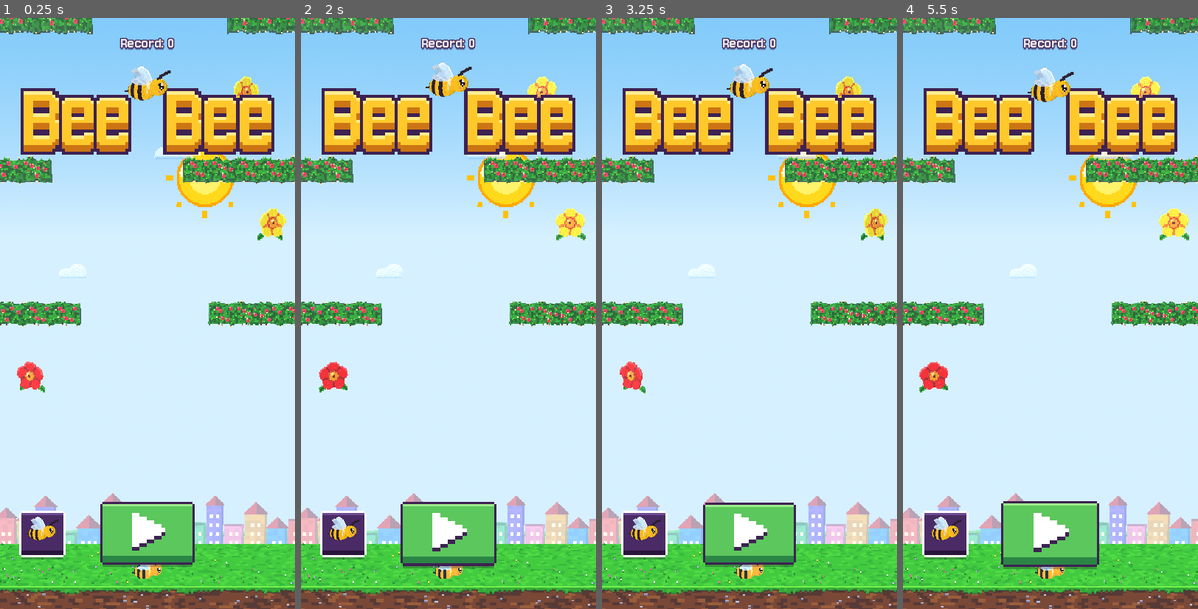
Above: before the commit, frames 1-4 (left to right).
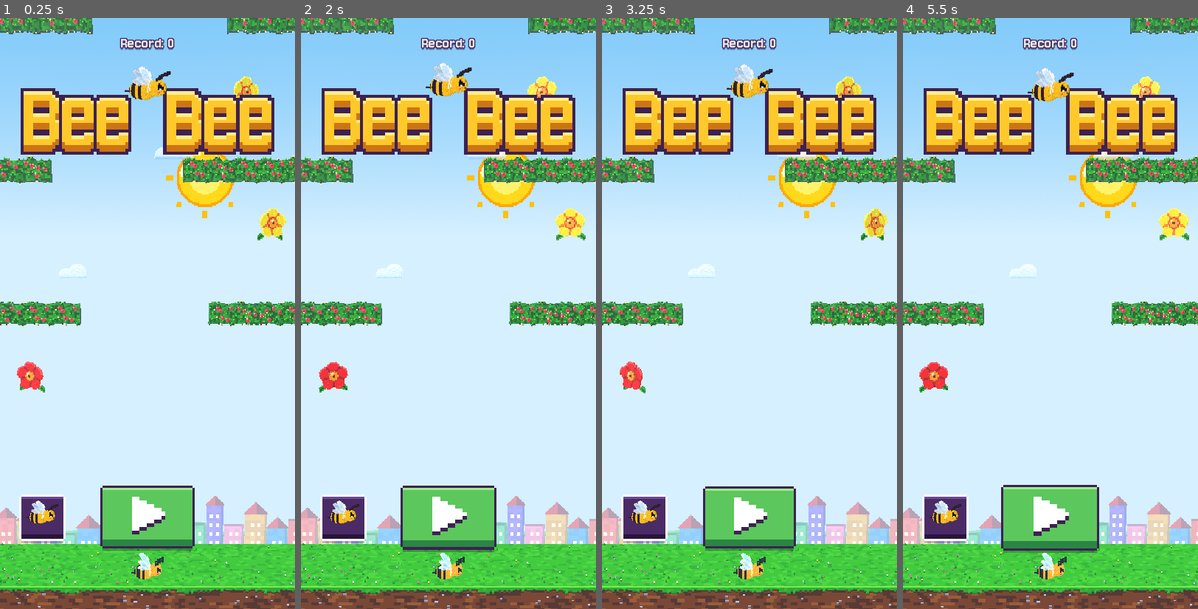
Above: after the commit, the same moments.

Repository: costanoy/bee-bee
Game: Godot game, scene res://scenes/main.tscn
Same seed, same stepped clock (60 frames per second), same inputs: the game is played once before the commit and once after it.
Inputs (mouse positions are in pixels of both pictures, inside the frame that each line leads up to):
- Up to frame 1 (0.25 s): no input
- Up to frame 2 (2 s): move the mouse to (513, 283) at 0.52 s; click (513, 283) at 0.67 s; move the mouse to (389, 343) at 1.27 s; click (389, 343) at 1.42 s
- Up to frame 3 (3.25 s): move the mouse to (779, 183) at 2.02 s; click (779, 183) at 2.17 s; move the mouse to (734, 431) at 2.77 s; click (734, 431) at 2.92 s
- Up to frame 4 (5.5 s): move the mouse to (1139, 402) at 3.52 s; click (1139, 402) at 3.67 s; move the mouse to (962, 224) at 4.27 s; click (962, 224) at 4.42 s; move the mouse to (1065, 313) at 5.02 s; click (1065, 313) at 5.17 s

The runs differ from the first frame. In frame 1, 4.6% of the frame differs, in the area x 6-66%, y 8-95%; in frame 2, 4.7%; in frame 3, 4.6%; in frame 4, 4.8%, in the area x 6-67%, y 8-95%.

Commit message:
Six more bee skins, the bee on the world's cube grid, vibration
- The bee is rebuilt at its in-game size on the 0.04 grid, so it is drawn
  unscaled and its cubes match everything else's (shrinking it to 0.64
  had left them a fifth smaller).
- Skins are now palettes of the same model: Rosy, Mint, Ice, Grape and
  Queen (with a crown) join the silver bee, which stays the hardest at
  score 300. A skin is won the moment a run reaches its score, replacing
  the silver-only trigger that lived in sky.gd.
- The bee menu becomes a three-column grid to hold seven bees.
- Short vibration on death, on a new record and on a new bee, with a
  toggle next to the music one in the pause menu.
- The play button sits a little higher so it no longer hides the bee
  waiting on the grass.

Co-Authored-By: Claude Opus 5.5 <noreply@anthropic.com>

Diff:
--- a/autoload/save_data.gd
+++ b/autoload/save_data.gd
@@ -15,9 +15,13 @@
 
 var seen_tutorial := false
 var best_score := 0
-var shining_bee_unlocked := false
-var selected_bee := "normal"  # "normal" | "shining" — only "normal" has a sprite so far
+# Skins won by reaching their score in a run (main.gd BEE_SKINS). A skin
+# also counts as unlocked whenever best_score already covers it, so this
+# only matters for the moment between winning one mid-run and the run's end.
+var unlocked_bees: Array = []
+var selected_bee := "normal"  # a key of main.gd BEE_SKINS
 var music_muted := false
+var vibration := true
 
 
 func _ready() -> void:
@@ -36,17 +40,22 @@
 	if err == OK:
 		seen_tutorial = config.get_value("save", "seen_tutorial", false)
 		best_score = config.get_value("save", "best_score", 0)
-		shining_bee_unlocked = config.get_value("save", "shining_bee_unlocked", false)
+		unlocked_bees = config.get_value("save", "unlocked_bees", [])
+		# saves from before there were several skins only knew the silver bee
+		if config.get_value("save", "shining_bee_unlocked", false) and not unlocked_bees.has("shining"):
+			unlocked_bees.append("shining")
 		selected_bee = config.get_value("save", "selected_bee", "normal")
 		music_muted = config.get_value("save", "music_muted", false)
+		vibration = config.get_value("save", "vibration", true)
 
 
 func save_data() -> void:
 	var config := ConfigFile.new()
 	config.set_value("save", "seen_tutorial", seen_tutorial)
 	config.set_value("save", "best_score", best_score)
-	config.set_value("save", "shining_bee_unlocked", shining_bee_unlocked)
+	config.set_value("save", "unlocked_bees", unlocked_bees)
 	config.set_value("save", "selected_bee", selected_bee)
 	config.set_value("save", "music_muted", music_muted)
+	config.set_value("save", "vibration", vibration)
 	if config.save(SAVE_PATH) == OK:
 		config.save(BACKUP_PATH)
--- a/scripts/main.gd
+++ b/scripts/main.gd
@@ -21,18 +21,22 @@
 # TEST — shortened from 50 so every run gets tense sooner; top speed and
 # narrowest gap are unchanged, they're just reached earlier.
 const DIFFICULTY_RAMP_TIME := 35.0
-# The bees the player can fly, in menu order. `size` (hitbox and model) and
-# `speed` (sideways speed) are relative to the base values in bee.gd, so a
-# skin could fly differently; today both are purely cosmetic (the "smaller
-# and faster" change turned out to be meant for every bee, and lives in
-# bee.gd's BEE_R / H_SPEED). `glow` draws the model unshaded.
+# The bees the player can fly. `score` is what a run has to reach to win the
+# skin (0 = there from the start); the silver one is the hardest. `size`
+# (hitbox and model) and `speed` (sideways speed) are relative to the base
+# values in bee.gd, so a skin could fly differently; today every skin is
+# purely cosmetic. `glow` draws the model unshaded.
 const BEE_SKINS := {
-	"normal": {"name": "Bee", "trait": "The classic", "model": "bee", "icon": "res://art/ui/bee_normal.png",
-			"size": 1.0, "speed": 1.0, "glow": false},
-	"shining": {"name": "Silver Bee", "trait": "Shiny chrome", "model": "bee_shining",
-			"icon": "res://art/ui/bee_silver.png", "size": 1.0, "speed": 1.0, "glow": true},
+	"normal": {"name": "Bee", "score": 0, "model": "bee", "size": 1.0, "speed": 1.0, "glow": false},
+	"rosy": {"name": "Rosy Bee", "score": 25, "model": "bee_voxel_rosy", "size": 1.0, "speed": 1.0, "glow": false},
+	"mint": {"name": "Mint Bee", "score": 60, "model": "bee_voxel_mint", "size": 1.0, "speed": 1.0, "glow": false},
+	"ice": {"name": "Ice Bee", "score": 100, "model": "bee_voxel_ice", "size": 1.0, "speed": 1.0, "glow": false},
+	"grape": {"name": "Grape Bee", "score": 150, "model": "bee_voxel_grape", "size": 1.0, "speed": 1.0, "glow": false},
+	"queen": {"name": "Queen Bee", "score": 220, "model": "bee_voxel_queen", "size": 1.0, "speed": 1.0, "glow": false},
+	"shining": {"name": "Silver Bee", "score": 300, "model": "bee_voxel_shining", "size": 1.0, "speed": 1.0, "glow": true},
 }
-const BEE_ORDER := ["normal", "shining"]
+# menu order: easiest to hardest
+const BEE_ORDER := ["normal", "rosy", "mint", "ice", "grape", "queen", "shining"]
 const GOLD := Color(1, 0.82, 0.18)
 # Widest sideways distance, at max difficulty, between a gap and the next
 # flower or between a flower and the next gap (see _spawn_row).
@@ -162,6 +166,19 @@
 	"......XX...",
 	"......X....",
 ]
+const ICON_VIBRATE := [
+	"...XXXXX...",
+	"...X...X...",
+	"...X...X...",
+	"X..X...X..X",
+	"X..X...X..X",
+	"X..X...X..X",
+	"X..X...X..X",
+	"X..X...X..X",
+	"...X...X...",
+	"...X.X.X...",
+	"...XXXXX...",
+]
 const ICON_SLASH := [
 	"X..........",
 	"XX.........",
@@ -263,10 +280,14 @@
 var pause_screen: Control
 var music_note: Control
 var music_slash: Control
+var vibrate_icon: Control
+var vibrate_slash: Control
 var view3d: Node3D
 var applied_bee_skin := ""
 var bee_menu: Control
 var bee_notice: Control
+var bee_notice_icon: TextureRect
+var bee_notice_title: Label
 var bee_cards := {}                      # skin id -> its card's nodes in the bee menu
 var bee_button_icons: Array[TextureRect] = []
 
@@ -280,7 +301,6 @@
 
 	sky = SkyScript.new()
 	add_child(sky)
-	sky.shining_bee_unlock_requested.connect(_on_shining_bee_unlock_requested)
 	sky.moon_spawn_requested.connect(_on_moon_spawn_requested)
 	sky.jupiter_spawn_requested.connect(_on_jupiter_spawn_requested)
 	sky.ship_spawn_requested.connect(_on_ship_spawn_requested)
@@ -784,6 +804,7 @@
 	collect_step = (collect_step + 1) % COLLECT_PITCH_STEPS.size()
 	score += 1
 	_update_score_label()
+	_check_bee_unlocks()
 	if record_line and score == SaveData.best_score + 1:
 		_flash_record_line()
 
@@ -810,6 +831,7 @@
 	pause_button.visible = false
 	_start_camera_shake(DEATH_SHAKE_DURATION, DEATH_SHAKE_MAGNITUDE)
 	_play_sfx(SFX_HIT, SFX_HIT_DB)
+	_vibrate(70)
 	bee.die()
 	# The bee keeps falling under its own gravity — no impact effect, no
 	# reposition. Tested and decided explicitly (spec 4.7): any collision FX
@@ -827,6 +849,7 @@
 		SaveData.best_score = score
 		SaveData.save_data()
 		_play_sfx(SFX_RECORD, SFX_RECORD_DB)
+		_vibrate(160)
 
 	final_score_label.text = "%d" % score
 	final_best_label.text = "%d" % SaveData.best_score
@@ -992,28 +1015,51 @@
 	music_note.modulate = Color(1, 1, 1, 0.4) if SaveData.music_muted else Color.WHITE
 
 
+func _on_vibration_toggle_pressed() -> void:
+	SaveData.vibration = not SaveData.vibration
+	SaveData.save_data()
+	_apply_vibration_setting()
+	_vibrate(40)
+
+
+func _apply_vibration_setting() -> void:
+	vibrate_slash.visible = not SaveData.vibration
+	vibrate_icon.modulate = Color.WHITE if SaveData.vibration else Color(1, 1, 1, 0.4)
+
+
+# A short buzz for the moments that matter (death, a new record, a new
+# bee); does nothing on devices without a vibrator.
+func _vibrate(ms: int) -> void:
+	if SaveData.vibration:
+		Input.vibrate_handheld(ms)
+
+
 func _update_score_label() -> void:
 	score_label.text = "%d" % score
-
-
-func _on_shining_bee_unlock_requested() -> void:
-	# sky.gd asks again every session (its own flag isn't saved); only the
-	# first time ever is news.
-	if SaveData.shining_bee_unlocked:
-		return
-	SaveData.shining_bee_unlocked = true
-	SaveData.save_data()
-	_refresh_bee_menu()
-	_show_bee_notice()
 
 
 # ------------------------------------------------------------------
 # Bee skins
 # ------------------------------------------------------------------
 
+func _bee_unlocked(id: String) -> bool:
+	return SaveData.best_score >= BEE_SKINS[id]["score"] or SaveData.unlocked_bees.has(id)
+
+
+# Called on every flower: a skin is won the moment the run reaches its
+# score, not when the run ends, so dying right after still keeps it.
+func _check_bee_unlocks() -> void:
+	for id in BEE_ORDER:
+		if score >= BEE_SKINS[id]["score"] and not _bee_unlocked(id):
+			SaveData.unlocked_bees.append(id)
+			SaveData.save_data()
+			_refresh_bee_menu()
+			_show_bee_notice(id)
+
+
 func _current_bee_skin() -> String:
 	var id: String = SaveData.selected_bee
-	if not BEE_SKINS.has(id) or (id == "shining" and not SaveData.shining_bee_unlocked):
+	if not BEE_SKINS.has(id) or not _bee_unlocked(id):
 		return "normal"
 	return id
 
@@ -1030,12 +1076,18 @@
 		bee.position.y = -bee.radius
 
 
-func _show_bee_notice() -> void:
+func _show_bee_notice(id: String) -> void:
 	_play_sfx(SFX_RECORD, SFX_RECORD_DB)
+	_vibrate(120)
+	bee_notice_icon.texture = load(_bee_icon_path(id))
+	bee_notice_title.text = "%s unlocked!" % BEE_SKINS[id]["name"]
 	bee_notice.visible = true
 	bee_notice.modulate.a = 0.0
+	if bee_notice.has_meta("tween") and bee_notice.get_meta("tween").is_valid():
+		bee_notice.get_meta("tween").kill()
 	# Bound to the notice itself so it keeps running if the run gets paused.
 	var tw := bee_notice.create_tween()
+	bee_notice.set_meta("tween", tw)
 	tw.tween_property(bee_notice, "modulate:a", 1.0, 0.25)
 	tw.tween_interval(3.2)
 	tw.tween_property(bee_notice, "modulate:a", 0.0, 0.6)
@@ -1060,7 +1112,7 @@
 
 
 func _on_bee_card_pressed(id: String) -> void:
-	if id == "shining" and not SaveData.shining_bee_unlocked:
+	if not _bee_unlocked(id):
 		return
 	if SaveData.selected_bee != id:
 		SaveData.selected_bee = id
@@ -1073,20 +1125,19 @@
 	var current := _current_bee_skin()
 	for id in bee_cards:
 		var card: Dictionary = bee_cards[id]
-		var locked: bool = id == "shining" and not SaveData.shining_bee_unlocked
+		var locked: bool = not _bee_unlocked(id)
 		var selected: bool = id == current
 		card["plate"].set_ink(GOLD if selected else Color(1, 1, 1, 0.45 if locked else 0.9))
 		# a locked bee shows as a dark silhouette
 		card["icon"].modulate = Color(0.08, 0.06, 0.14, 0.85) if locked else Color.WHITE
-		card["trait"].text = "?" if locked else BEE_SKINS[id]["trait"]
 		var status: Label = card["status"]
 		if locked:
-			status.text = "Score %d to unlock" % SkyScript.SHINING_BEE_SCORE
+			status.text = "Score %d" % BEE_SKINS[id]["score"]
 		else:
-			status.text = "Selected" if selected else "Tap to select"
+			status.text = "Selected" if selected else "Tap to pick"
 		status.add_theme_color_override("font_color", GOLD if selected else Color(1, 1, 1, 0.85))
 	for icon in bee_button_icons:
-		icon.texture = load(BEE_SKINS[current]["icon"])
+		icon.texture = load(_bee_icon_path(current))
 
 
 # ------------------------------------------------------------------
@@ -1297,7 +1348,8 @@
 	var play_face: Control = play_button.get_meta("content")
 	play_icon.position = ((play_face.size - play_icon.size) / 2.0 + Vector2(2, 0)).floor()
 	play_face.add_child(play_icon)
-	play_button.position = Vector2(SCREEN_W / 2.0 - play_button.size.x / 2.0, screen_h - 144)
+	# high enough to leave the bee waiting on the grass in view
+	play_button.position = Vector2(SCREEN_W / 2.0 - play_button.size.x / 2.0, screen_h - 166)
 	play_button.pressed.connect(_on_play_pressed)
 	screen.add_child(play_button)
 	# a slow breath, so the one thing to tap on this screen asks for it
@@ -1326,9 +1378,14 @@
 	return btn
 
 
+# Rendered from the models by tools/godot/render_bee_icons.gd.
+func _bee_icon_path(id: String) -> String:
+	return "res://art/ui/bee_%s.png" % id
+
+
 func _make_bee_icon(id: String, side: float) -> TextureRect:
 	var icon := TextureRect.new()
-	icon.texture = load(BEE_SKINS[id]["icon"])
+	icon.texture = load(_bee_icon_path(id))
 	icon.mouse_filter = Control.MOUSE_FILTER_IGNORE
 	icon.expand_mode = TextureRect.EXPAND_IGNORE_SIZE
 	icon.stretch_mode = TextureRect.STRETCH_KEEP_ASPECT_CENTERED
@@ -1347,23 +1404,30 @@
 	dim.mouse_filter = Control.MOUSE_FILTER_STOP
 	screen.add_child(dim)
 
-	var top := screen_h * 0.2
+	var top := maxf(64.0, screen_h * 0.2 - 30.0)
 	var title := _make_label("Choose your bee", 38, Color.WHITE)
 	title.horizontal_alignment = HORIZONTAL_ALIGNMENT_CENTER
-	title.position = Vector2(0, top)
+	title.position = Vector2(0, top - 2)
 	title.size = Vector2(SCREEN_W, 44)
 	screen.add_child(title)
 
-	const CARD := Vector2(165, 216)
-	const GAP := 16.0
-	var left := (SCREEN_W - (CARD.x * BEE_ORDER.size() + GAP * (BEE_ORDER.size() - 1))) / 2.0
+	# Three to a row; a last row that isn't full is centred, which leaves the
+	# silver bee alone at the bottom like a trophy.
+	const CARD := Vector2(114, 132)
+	const GAP := 9.0
+	const COLS := 3
+	var row_count := ceili(BEE_ORDER.size() / float(COLS))
 	for i in BEE_ORDER.size():
+		var row := i / COLS
+		var in_row := mini(COLS, BEE_ORDER.size() - row * COLS)
+		var left := (SCREEN_W - (CARD.x * in_row + GAP * (in_row - 1))) / 2.0
 		var card := _make_bee_card(BEE_ORDER[i], CARD)
-		card.position = Vector2(left + i * (CARD.x + GAP), top + 70)
+		card.position = Vector2(left + (i % COLS) * (CARD.x + GAP), top + 54 + row * (CARD.y + GAP))
 		screen.add_child(card)
 
 	var back := _make_text_button("Back")
-	back.position = Vector2((SCREEN_W - back.size.x) / 2.0, top + 70 + CARD.y + 34)
+	back.position = Vector2(
+		(SCREEN_W - back.size.x) / 2.0, top + 54 + row_count * (CARD.y + GAP) + 9)
 	back.pressed.connect(_on_bee_menu_closed)
 	screen.add_child(back)
 
@@ -1375,24 +1439,27 @@
 	btn.pressed.connect(_on_bee_card_pressed.bind(id))
 	var face: Control = btn.get_meta("content")
 
-	var icon := _make_bee_icon(id, 126.0)
-	icon.position = Vector2((face.size.x - 126.0) / 2.0, 6)
+	var icon := _make_bee_icon(id, 84.0)
+	icon.position = Vector2((face.size.x - 84.0) / 2.0, 0)
 	face.add_child(icon)
 
-	var rows := {}
-	for row in [["name", BEE_SKINS[id]["name"], 26, 128.0], ["trait", "", 18, 154.0], ["status", "", 18, 177.0]]:
-		var label := _make_label(row[1], row[2], Color.WHITE if row[0] == "name" else Color(1, 1, 1, 0.75))
-		label.horizontal_alignment = HORIZONTAL_ALIGNMENT_CENTER
-		label.position = Vector2(0, row[3])
-		label.size = Vector2(face.size.x, 24)
-		face.add_child(label)
-		rows[row[0]] = label
-
-	bee_cards[id] = {"plate": btn.get_meta("plate"), "icon": icon, "trait": rows["trait"], "status": rows["status"]}
+	var name_label := _make_label(BEE_SKINS[id]["name"], 20, Color.WHITE)
+	name_label.horizontal_alignment = HORIZONTAL_ALIGNMENT_CENTER
+	name_label.position = Vector2(0, 76)
+	name_label.size = Vector2(face.size.x, 22)
+	face.add_child(name_label)
+
+	var status := _make_label("", 16, Color(1, 1, 1, 0.85))
+	status.horizontal_alignment = HORIZONTAL_ALIGNMENT_CENTER
+	status.position = Vector2(0, 98)
+	status.size = Vector2(face.size.x, 20)
+	face.add_child(status)
+
+	bee_cards[id] = {"plate": btn.get_meta("plate"), "icon": icon, "status": status}
 	return btn
 
 
-# A banner for the moment the silver bee is won (score 300, first time ever).
+# A banner for the moment a run wins a new bee (_check_bee_unlocks).
 func _build_bee_notice() -> Control:
 	var panel := VoxelPlate.new()
 	panel.setup("dark", Vector2(300, 72), UI_CELL)
@@ -1400,14 +1467,14 @@
 	panel.position = Vector2((SCREEN_W - panel.size.x) / 2.0, 172)
 	panel.visible = false
 
-	var icon := _make_bee_icon("shining", 60.0)
-	icon.position = Vector2(8, 3)
-	panel.add_child(icon)
-
-	var title := _make_label("Silver Bee unlocked!", 26, GOLD)
-	title.position = Vector2(74, 6)
-	title.size = Vector2(220, 28)
-	panel.add_child(title)
+	bee_notice_icon = _make_bee_icon("normal", 60.0)
+	bee_notice_icon.position = Vector2(8, 3)
+	panel.add_child(bee_notice_icon)
+
+	bee_notice_title = _make_label("", 26, GOLD)
+	bee_notice_title.position = Vector2(74, 6)
+	bee_notice_title.size = Vector2(220, 28)
+	panel.add_child(bee_notice_title)
 
 	var hint := _make_label("Pick it in the bee menu", 18, Color(1, 1, 1, 0.9))
 	hint.position = Vector2(74, 35)
@@ -1459,6 +1526,18 @@
 	music_slash.position = music_note.position
 	music_slash.visible = false
 	music_note.get_parent().add_child(music_slash)
+
+	vibrate_icon = _build_pixel_icon(ICON_VIBRATE, 3.0, Color.WHITE)
+	var vibrate_button := _make_icon_button(vibrate_icon, 57.0)
+	vibrate_button.pressed.connect(_on_vibration_toggle_pressed)
+	screen.add_child(vibrate_button)
+	vibrate_slash = _build_pixel_icon(ICON_SLASH, 3.0, Color.WHITE)
+	vibrate_slash.position = vibrate_icon.position
+	vibrate_icon.get_parent().add_child(vibrate_slash)
+	_apply_vibration_setting()
+	# the two toggles side by side under the buttons
+	music_button.position.x = SCREEN_W / 2.0 - music_button.size.x - 9.0
+	vibrate_button.position = Vector2(SCREEN_W / 2.0 + 9.0, music_button.position.y)
 
 	return screen
 
--- a/scripts/sky.gd
+++ b/scripts/sky.gd
@@ -24,7 +24,6 @@
 const MOON_SCORE := 100
 const JUPITER_SCORE := 200
 const SHIP_SCORE := 250
-const SHINING_BEE_SCORE := 300
 
 # The flat bg_day/bg_night fills (each is a single solid color, confirmed by
 # sampling the actual files) left the sky reading as an empty void once the
@@ -106,12 +105,10 @@
 var moon_spawned := false
 var jupiter_spawned := false
 var ship_spawned := false
-var shining_bee_unlocked := false
 
 signal moon_spawn_requested
 signal jupiter_spawn_requested
 signal ship_spawn_requested
-signal shining_bee_unlock_requested
 
 
 func _ready() -> void:
@@ -308,15 +305,11 @@
 	if score >= SHIP_SCORE and not ship_spawned:
 		ship_spawned = true
 		ship_spawn_requested.emit()
-	if score >= SHINING_BEE_SCORE and not shining_bee_unlocked:
-		shining_bee_unlocked = true
-		shining_bee_unlock_requested.emit()
 
 
 func reset_run() -> void:
 	# Spec 4.9: these are "evento único NA PARTIDA" — one-time per RUN, not
 	# per app session — so every fresh run needs to see them again.
-	# shining_bee_unlocked stays untouched: that unlock is permanent.
 	moon_spawned = false
 	jupiter_spawned = false
 	ship_spawned = false
--- a/scripts/view3d.gd
+++ b/scripts/view3d.gd
@@ -13,9 +13,9 @@
 
 const PX := 40.0                 # game px per 3D unit (the screen is 10 units wide)
 const FOV := 50.0
-# TEST — a smaller bee, to match BEE_R in bee.gd (was 0.8, where the bee's
-# cubes matched the world's 0.04 grid exactly; now they're a fifth smaller).
-const BEE_SCALE := 0.64
+# The bee models are built at their in-game size on the world's cube grid
+# (make_voxel_bee.py), so they're drawn unscaled.
+const BEE_SCALE := 1.0
 const FLOWER_SCALE := 1.0        # voxel flowers are built at their in-game size
 const CAM_PITCH := 7.0           # degrees, looking slightly down onto the play plane
 # voxel hedge tiles (make_voxel_hedge.py): 24 cubes = 0.96 units wide
@@ -23,7 +23,6 @@
 const HEDGE_TILE_W := 0.96
 var voxel := {
 	"bee": "bee_voxel",
-	"bee_shining": "bee_voxel_shining",
 	"flower_red": "flower_voxel_red",
 	"flower_yellow": "flower_voxel_yellow",
 	"flower_blue": "flower_voxel_blue",
@@ -87,7 +86,7 @@
 
 func setup(p_main: Node2D) -> void:
 	main = p_main
-	for f in ["bee", "bee_shining", "hedge_voxel_a", "hedge_voxel_b", "hedge_voxel_c", "flower_red", "flower_yellow", "flower_blue",
+	for f in ["bee", "hedge_voxel_a", "hedge_voxel_b", "hedge_voxel_c", "flower_red", "flower_yellow", "flower_blue",
 			"cloud_voxel_a", "cloud_voxel_b", "cloud_voxel_c", "gull", "moon", "jupiter", "ufo", "ground",
 			"tree_voxel_round_a", "tree_voxel_round_b", "tree_voxel_round_c",
 			"tree_voxel_pine_a", "tree_voxel_pine_b", "tree_voxel_pine_c",
@@ -564,6 +563,9 @@
 		bee3d.queue_free()
 	live_eyes.clear()
 	bee_scale = BEE_SCALE * size
+	# skins other than the one in use are only loaded when picked
+	if not models.has(model):
+		models[model] = load("res://models/%s.glb" % model)
 	_build_bee(model)
 	if glow:
 		_glowing(bee3d)
--- a/tools/godot/render_bee_icons.gd
+++ b/tools/godot/render_bee_icons.gd
@@ -5,13 +5,19 @@
 #
 #   godot --path . --audio-driver Dummy --script tools/godot/render_bee_icons.gd
 #
-# Writes art/ui/bee_normal.png and art/ui/bee_silver.png (256x256,
-# transparent). Run it again whenever a bee model changes, then --import.
+# Writes art/ui/bee_<skin>.png for every skin (256x256, transparent). Run it
+# again whenever a bee model changes, then --import.
 
 const SIZE := 256
+# [model file, skin id (main.gd BEE_SKINS), drawn unshaded]
 const BEES := [
-	["bee_voxel", "bee_normal", false],
-	["bee_voxel_shining", "bee_silver", true],
+	["bee_voxel", "normal", false],
+	["bee_voxel_rosy", "rosy", false],
+	["bee_voxel_mint", "mint", false],
+	["bee_voxel_ice", "ice", false],
+	["bee_voxel_grape", "grape", false],
+	["bee_voxel_queen", "queen", false],
+	["bee_voxel_shining", "shining", true],
 ]
 
 
@@ -43,11 +49,11 @@
 
 		var cam := Camera3D.new()
 		cam.projection = Camera3D.PROJECTION_ORTHOGONAL
-		cam.size = 2.05
+		cam.size = 1.36
 		# a little to the front-right and above, so the face and both wings show
-		cam.position = Vector3(0.9, 0.55, 3.0)
+		cam.position = Vector3(0.9, 0.55, 3.0) + Vector3(0.01, 0.08, 0.0)
 		sv.add_child(cam)
-		cam.look_at(Vector3(0.02, 0.12, 0.0))
+		cam.look_at(Vector3(0.01, 0.08, 0.0))
 
 		var bee: Node3D = load("res://models/%s.glb" % entry[0]).instantiate()
 		sv.add_child(bee)
@@ -67,7 +73,7 @@
 		for k in 4:
 			await process_frame
 		var img := sv.get_texture().get_image()
-		img.save_png("res://art/ui/%s.png" % entry[1])
-		print("wrote art/ui/%s.png" % entry[1])
+		img.save_png("res://art/ui/bee_%s.png" % entry[1])
+		print("wrote art/ui/bee_%s.png" % entry[1])
 		sv.queue_free()
 	quit()
Binary file added: art/ui/bee_grape.png
Not shown, added: art/ui/bee_grape.png.import
Binary file added: art/ui/bee_ice.png
Not shown, changed: art/ui/bee_ice.png.import
Binary file added: art/ui/bee_mint.png
Not shown, added: art/ui/bee_mint.png.import
Binary file changed: art/ui/bee_normal.png
Binary file added: art/ui/bee_queen.png
Not shown, added: art/ui/bee_queen.png.import
Binary file added: art/ui/bee_rosy.png
Not shown, added: art/ui/bee_rosy.png.import
Binary file added: art/ui/bee_shining.png
(and 15 more such lines)
